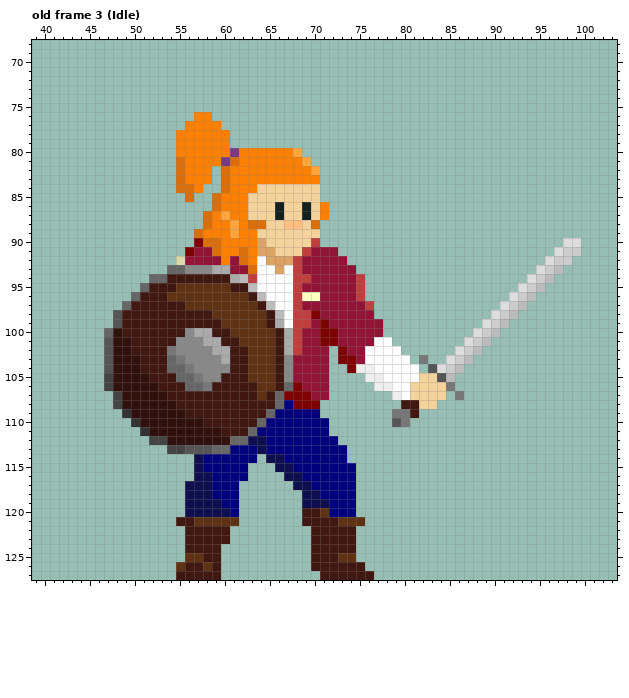
Pixel-art file, stored at Main Build/Art/Kell Cato Master Sprite.aseprite. The picture above is the old version.
128x128 pixels, 90 frames. Shown: old frame 3 (Idle): x 39..103, y 68..127. The commit also changed other frames, which this record leaves out.
New version:
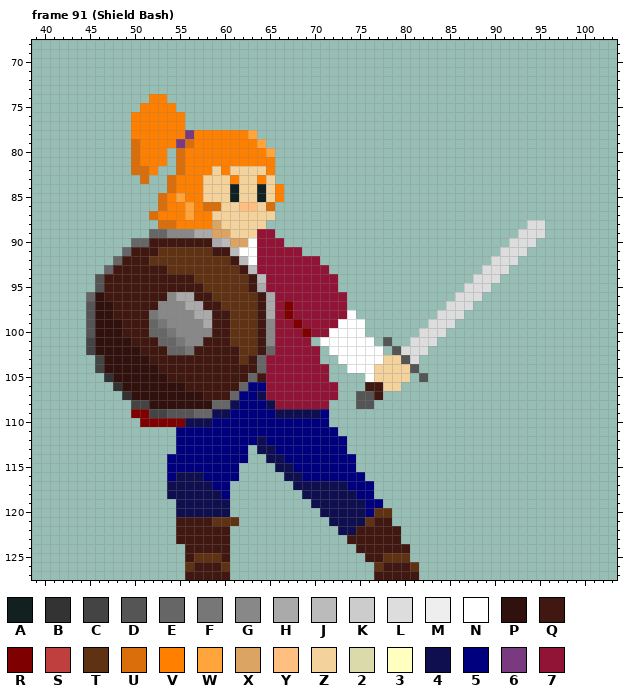
Palette (. is transparent): A #122020  B #333333  C #444444  D #555555  E #666666  F #777777  G #888888  H #aaaaaa  J #bbbbbb  K #cccccc  L #dddddd  M #eeeeee  N #ffffff  P #30110d  Q #401811  R #7f0000  S #bf3f3f  T #5f3214  U #da6e0a  V #ff7f00  W #ffa53c  X #dba463  Y #ffbf81  Z #f4d29c  2 #dadaab  3 #ffffbf  4 #0f0f50  5 #00007f  6 #793a80  7 #911437
A new or re-ordered frame is compared with the old frame closest to it.
The edit:
frames 90 -> 101
Changed rows in their new state; - is an unchanged pixel.
Frame 91 (Shield Bash) is new; against old frame 3 (Idle):
first column x 45:
 74 -------VV----------------------------------------------
 75 ------VVVV---------------------------------------------
 76 -----VVVVVV-..-----------------------------------------
 77 -----VVVVVV....----------------------------------------
 78 -----VVVVV-6----VVW------------------------------------
 79 -----UVVVV6U----VVVW-----------------------------------
 80 -----UVVV-U-----V---W...-------------------------------
 81 -----UVVV------VV----....------------------------------
 82 -----UUV------ZVZZZZ-.....-----------------------------
 83 ------U--UV--ZZZ-ZZ-Z.....-----------------------------
 84 ---------UVV-ZZZAZZA-V....-----------------------------
 85 --------UVWVVZZZAZ-A-V....-----------------------------
 86 --------UVVWVU-ZZYY-U......----------------------------
 87 -------UVVVWVVZZZZ---......----------------------------
 88 --------UUVVVVXZZZZZ......-----------------------LL----
 89 -------EEGGGHHXXZZZ77.....----------------------LLL----
 90 -----EEQQQQQQQHJXXN777....---------------------LLL---..
 91 ----EQQQTTTTTTQQJNN77777....------------------LLL---...
 92 ---EQQQTTTTTTTTTQJN77777--...----------------LLL---...-
 93 --EQQQQQQTTTTTTTTQJ77777---...--------------LLL---...--
 94 -DQQQQQQQ---TTTTTTQJ77777---...------------LLL---...---
 95 -DQQQQQ---QQQ---TTQH7777----...-----------LLL---...----
 96 EPQQQQ---GHHQQ----TQH77777---..----------LLL---...-----
 97 DPPQQ---GGGHHQQ-----H7R7-----...--------LLL---...------
 98 DPPQ---FGGGGHHQQ---QH7R777---N..-------LLL---...-------
 99 DPPP---EFGGGGH-Q---QG77R7-7-NNN..-----LLL---...--------
100 DPP----EEFG-GG-----QG777R-7NNNN..----LLL---...---------
101 CPP-----EEF--QQ-T--QG777-.NNNNNN.D--LLL---...----------
102 CPP--P---EEFQQQQ-T-QE777--.NNNN--.DLLL---...-----------
103 -CP---P--QQQQQQQ-TQE777---.-NNN--ZZDL.--...------------
104 -CP---PP-QQQQQQQ--QE777------NNNZZZZD-....-------------
105 --B----PP-QQQQQ---EQ777--------NZZZZ.D...--------------
106 --.B----PPPQQQ---E557777---7---QQZZ......--------------
107 ---.B----PPPP---E55477777--7--DDQ-......-.-------------
108 ---..CC---PPPPEE45554777777---DD---....----------------
109 ----.RRCCDDDEE4455555444445-------...------------------
110 -----.RRRRR444555555--------------..-------------------
111 ------....555555555--------5---------------------------
112 -------...555555555---------5--------------------------
113 ---------.555555--.-4----------------------------------
114 ---------5555-----.----------5-------------------------
115 ---------5555----.-------------------------------------
116 ---------544-5---.------------5------------------------
117 ---------44-----.--------4444-55-----------------------
118 ---------44---4-.---------444455-----------------------
119 ----------4----4.-------.--444455----------------------
120 ----------4-----.-------..444445TT---------------------
121 ------------QQ----------...4444TQQ---------------------
122 ----------Q--------------...44QQQQQ--------------------
123 ----------Q--------------....-QQQQQ--------------------
124 ---------------Q---------.....QQQQQQ-------------------
125 -----------Q-TTQ---------.....-QQTTT-------------------
126 ----------.T-Q-T---------......-TQQQT------------------
127 ----------.----Q----------......QQQQQ------------------
Boxes around the changes in both pictures, in picture pixels (x1, y1, x2, y2):
changed: (86, 94, 581, 580)
